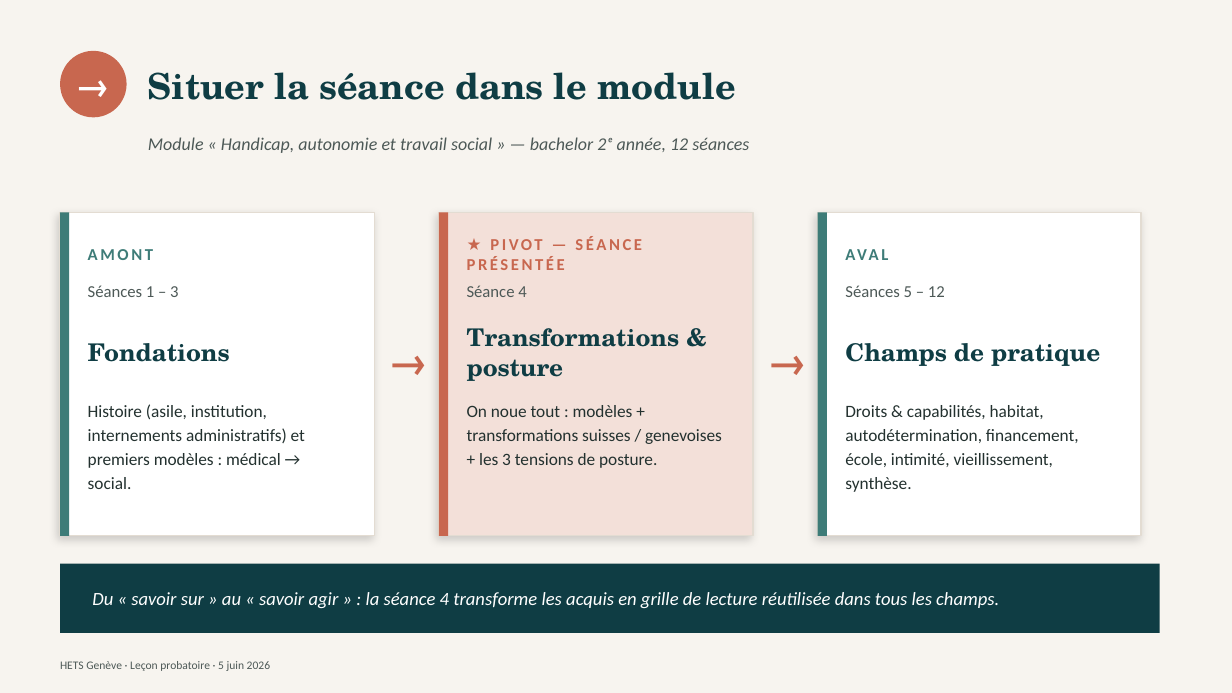
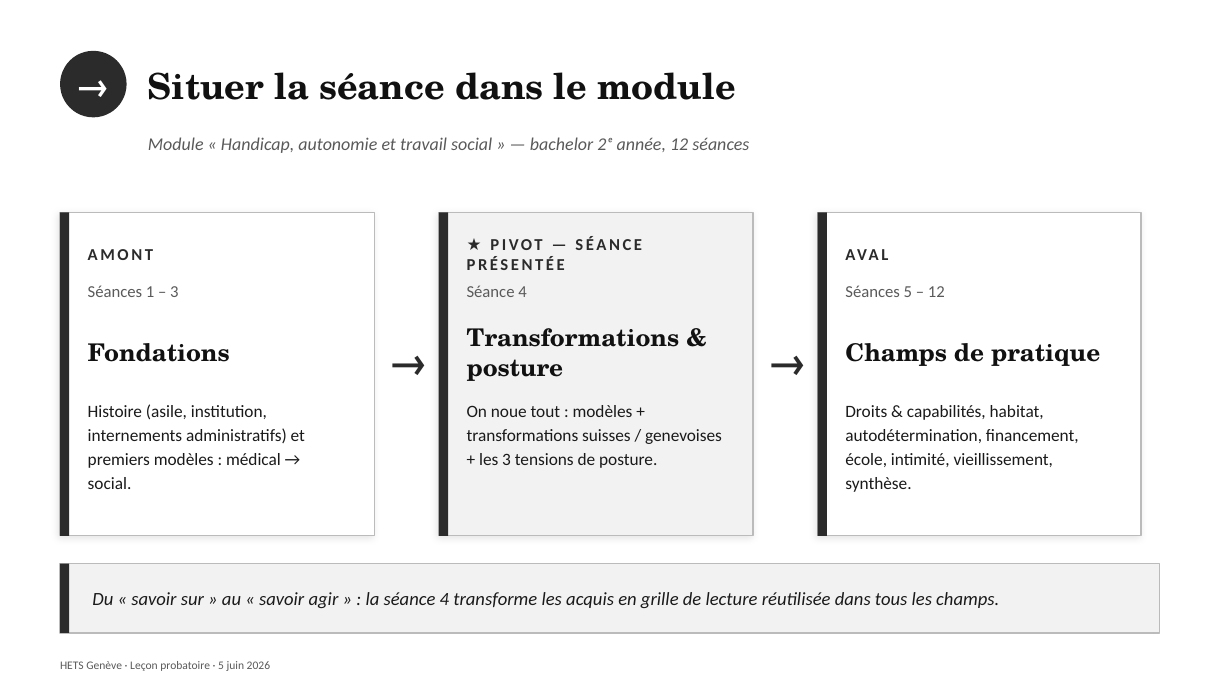
Before and after one commit to pierrebrasseur/cours-handicap-ts, a slide deck: slide 2 of docs/pdfs/Brasseur_lecon_5juin.pptx. Drawn at 1232x693 pixels with LibreOffice and Linux fonts; fonts in the diff are those of the drawing. Boxes give left, top, right and bottom in pixels: in the first picture for what was removed or moved away, otherwise in the second. Text is boxed around its words. In the diff, an @@ line names an element or a change of style, - is before the commit and + after.

```diff
--- a/docs/pdfs/Brasseur_lecon_5juin.pptx
+++ b/docs/pdfs/Brasseur_lecon_5juin.pptx
@@ background #F7F4EF to #FFFFFF @@
@@ ellipse at [60, 51, 127, 117]: fill #C8674F to #2B2B2B @@
@@ rectangle at [60, 213, 374, 536]: outline #E3DCD2 1 pt to #BBBBBB 1 pt; shadow changed @@
@@ rectangle at [60, 213, 69, 536]: fill #3E7C78 to #2B2B2B @@
@@ text "AMONT" at [88, 249, 153, 260]: text colour #3E7C78 to #2B2B2B @@
@@ rectangle at [439, 213, 448, 536]: fill #C8674F to #2B2B2B @@
@@ rectangle at [439, 213, 753, 536]: fill #F3E0D9 to #F2F2F2; outline #E3DCD2 1 pt to #BBBBBB 1 pt; shadow changed @@
@@ rectangle at [818, 213, 1141, 536]: outline #E3DCD2 1 pt to #BBBBBB 1 pt; shadow changed @@
@@ rectangle at [818, 213, 827, 536]: fill #3E7C78 to #2B2B2B @@
@@ text "AVAL" at [846, 236, 1114, 273]: text colour #3E7C78 to #2B2B2B @@
@@ text colour #C8674F to #2B2B2B in 3 elements at [467, 237, 642, 270], [379, 314, 439, 407], [758, 314, 818, 407] @@
@@ text colour #0F3D44 to #111111 in 4 elements at [148, 72, 735, 100], [88, 343, 230, 362], [467, 328, 680, 381], [845, 343, 1100, 366] @@
@@ text colour #23312F to #1A1A1A in 3 elements at [88, 404, 305, 489], [467, 405, 722, 468], [845, 405, 1079, 492] @@
@@ rectangle at [60, 564, 1160, 633]: fill #0F3D44 to #F2F2F2; outline none to #BBBBBB 1 pt @@
@@ rectangle added at [60, 564, 69, 633], fill #2B2B2B @@
@@ text "Du « savoir sur » ..." at [92, 592, 999, 608]: text colour #FFFFFF to #1A1A1A @@
@@ text colour #4D5957 to #5A5A5A in 3 elements at [148, 137, 749, 153], [467, 285, 526, 297], [60, 661, 270, 671] @@
```
Also in this commit, not shown: 22 other slides changed.
